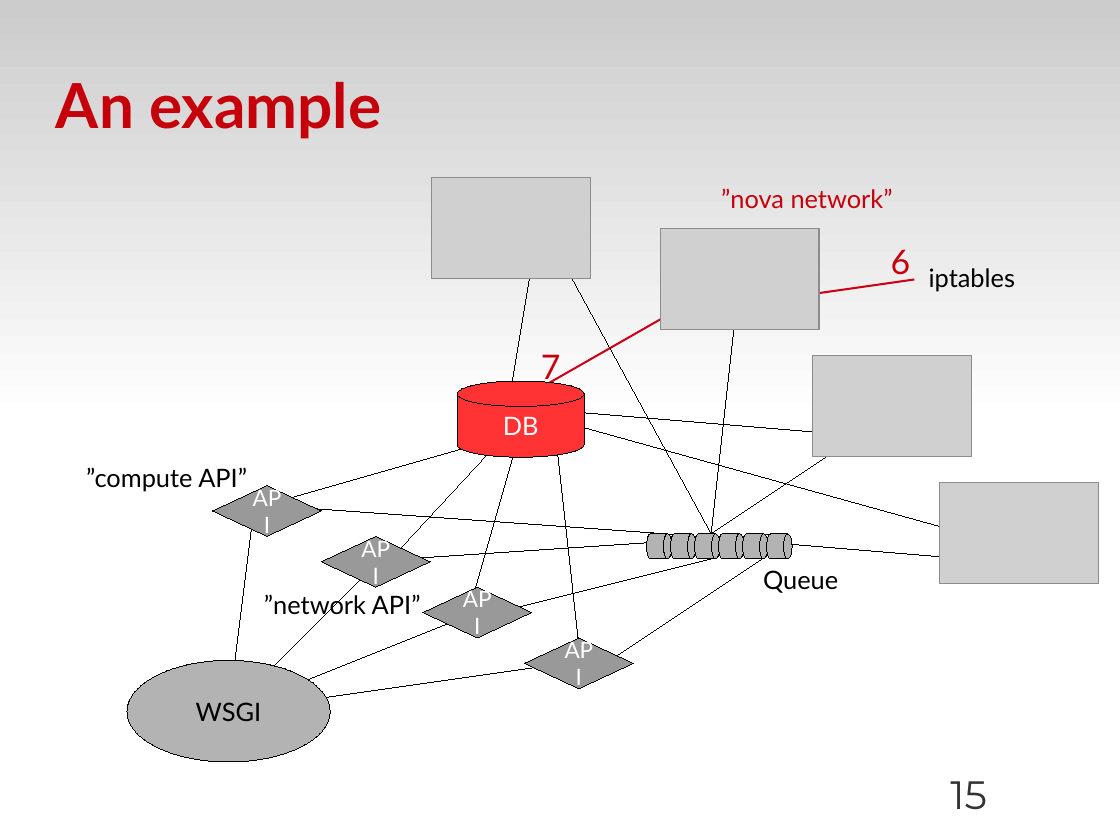
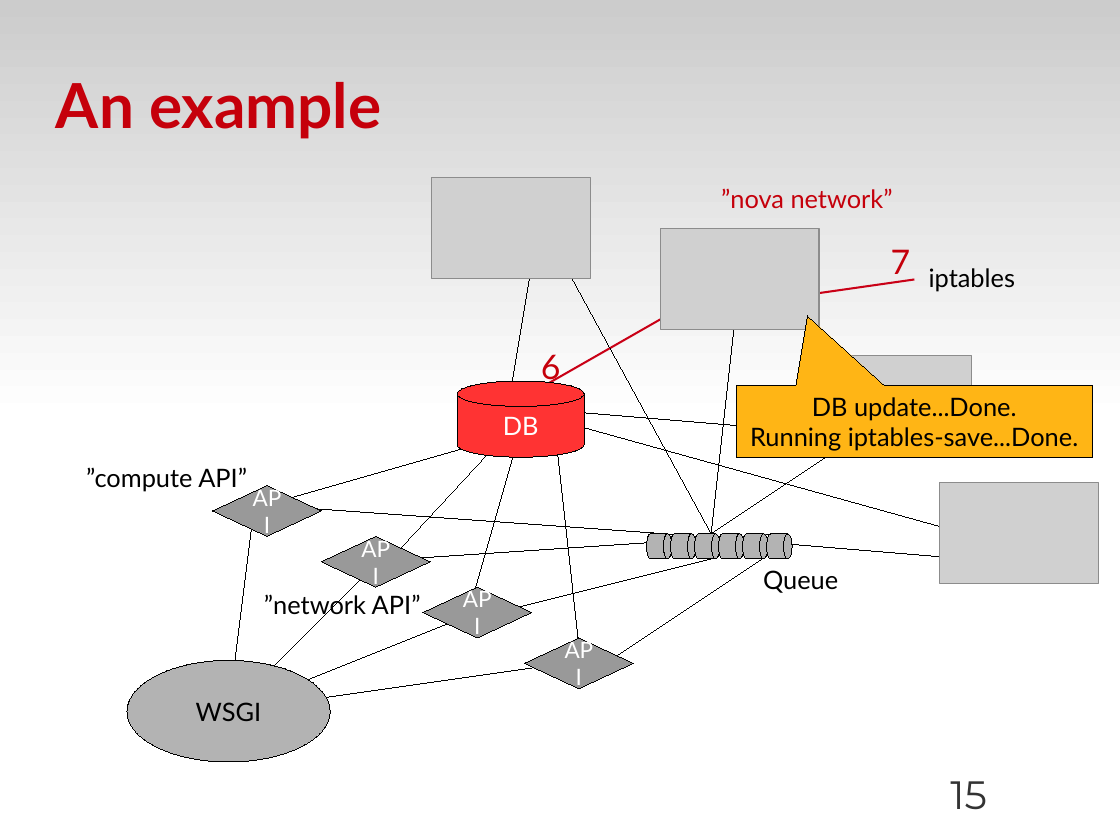
Before and after one commit to zyluo/talk-COSUG-2012, a slide deck: slide 15 of COSUG-2012.odp. Drawn at 1120x840 pixels with LibreOffice and Linux fonts; fonts in the diff are those of the drawing; grey boxes stand for pictures; background and template pictures are left out. Boxes give left, top, right and bottom in pixels: in the first picture for what was removed or moved away, otherwise in the second. Text is boxed around its words. In the diff, an @@ line names an element or a change of style, - is before the commit and + after.

Commit message:
add example text

```diff
--- a/COSUG-2012.odp
+++ b/COSUG-2012.odp
@@ text "7": place and size @@
-text "7" at (541, 354, 561, 386)
+text "7" at (891, 249, 911, 281)
@@ text "6": place and size @@
-text "6" at (891, 249, 911, 281)
+text "6" at (541, 354, 561, 386)
@@ speech box added at (737, 386, 1093, 457), fill #FFB515, outline #000000 0 pt, 18 pt, text #000000 @@
+DB update...Done.
+Running iptables-save...Done.
```
Also in this commit, not shown: 9 other slides changed, 2 other files.
